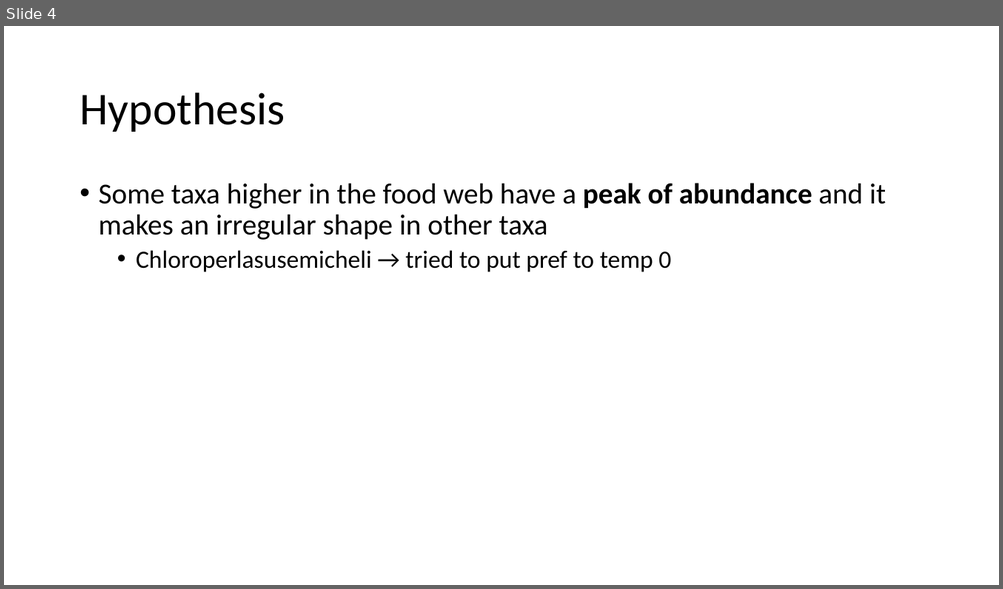
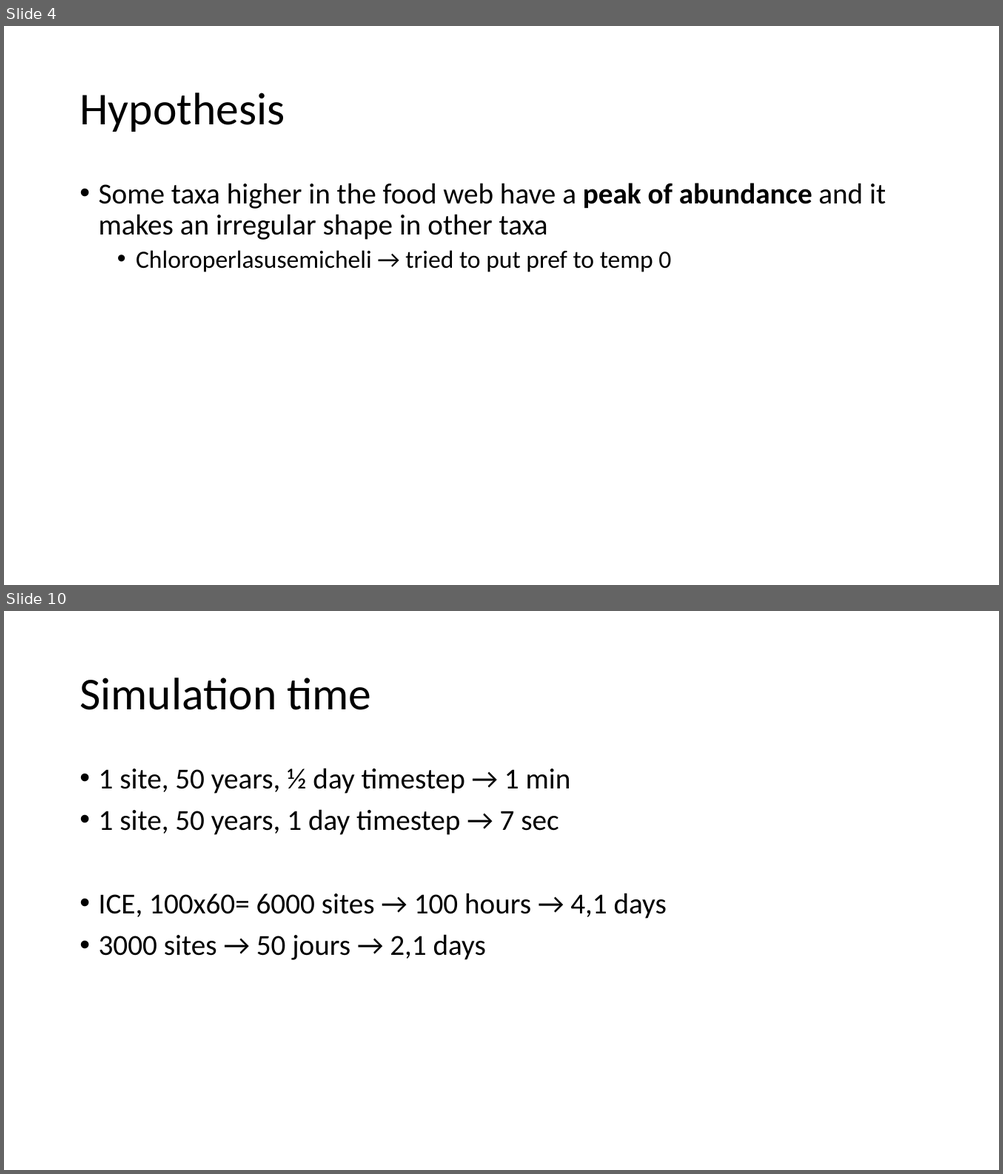
Before and after one commit to emmachollet/ArtificialData_Streambugs_SDMs, a slide deck: C1_documentation/problems_ice.pptx. Shown one above the other, each under a label of ours: slide 4 before the commit, slides 4 and 10 after it; the slides between them are not shown. The pictures are 1003x589 and 1003x1174 pixels, drawn with LibreOffice and Linux fonts; fonts in the diff are those of the drawing. Boxes give left, top, right and bottom in pixels: in the first picture for what was removed or moved away, otherwise in the second. Text is boxed around its words. In the diff, an @@ line names an element or a change of style, - is before the commit and + after.

```diff
--- a/C1_documentation/problems_ice.pptx
+++ b/C1_documentation/problems_ice.pptx
@@ slide 10 added at (x1=4, y1=611, x2=999, y2=1170), background #FFFFFF @@
@@ title added at (x1=79, y1=678, x2=371, y2=710), 44 pt, text #000000 @@
+Simulation time
@@ text added at (x1=99, y1=768, x2=666, y2=960), 28 pt, text #000000 @@
+• 1 site, 50 years, ½ day timestep → 1 min
+• 1 site, 50 years, 1 day timestep → 7 sec
+• ICE, 100x60= 6000 sites → 100 hours → 4,1 days
+• 3000 sites → 50 jours → 2,1 days
```
Also in this commit, not shown: 2 slides changed, 4 other slides added, 9 other files.
